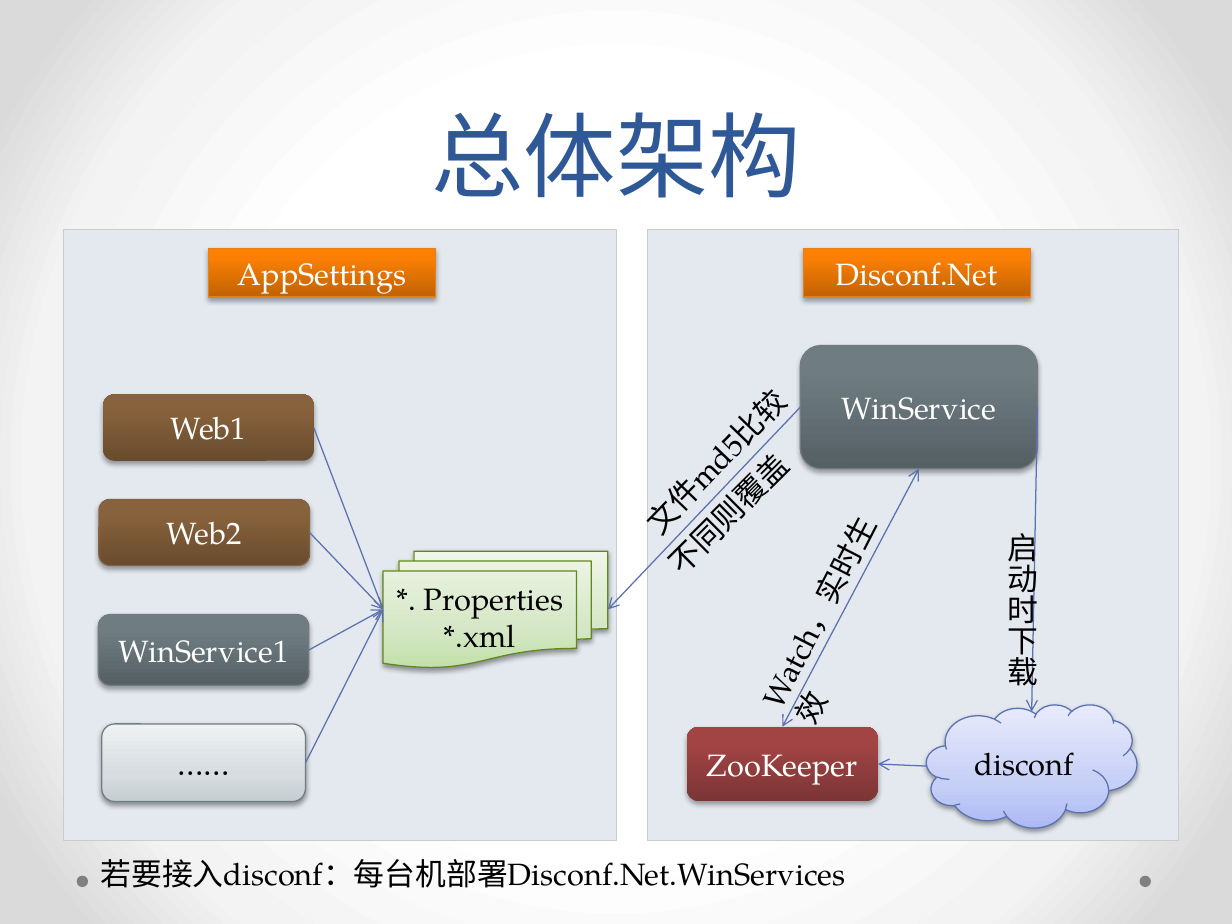
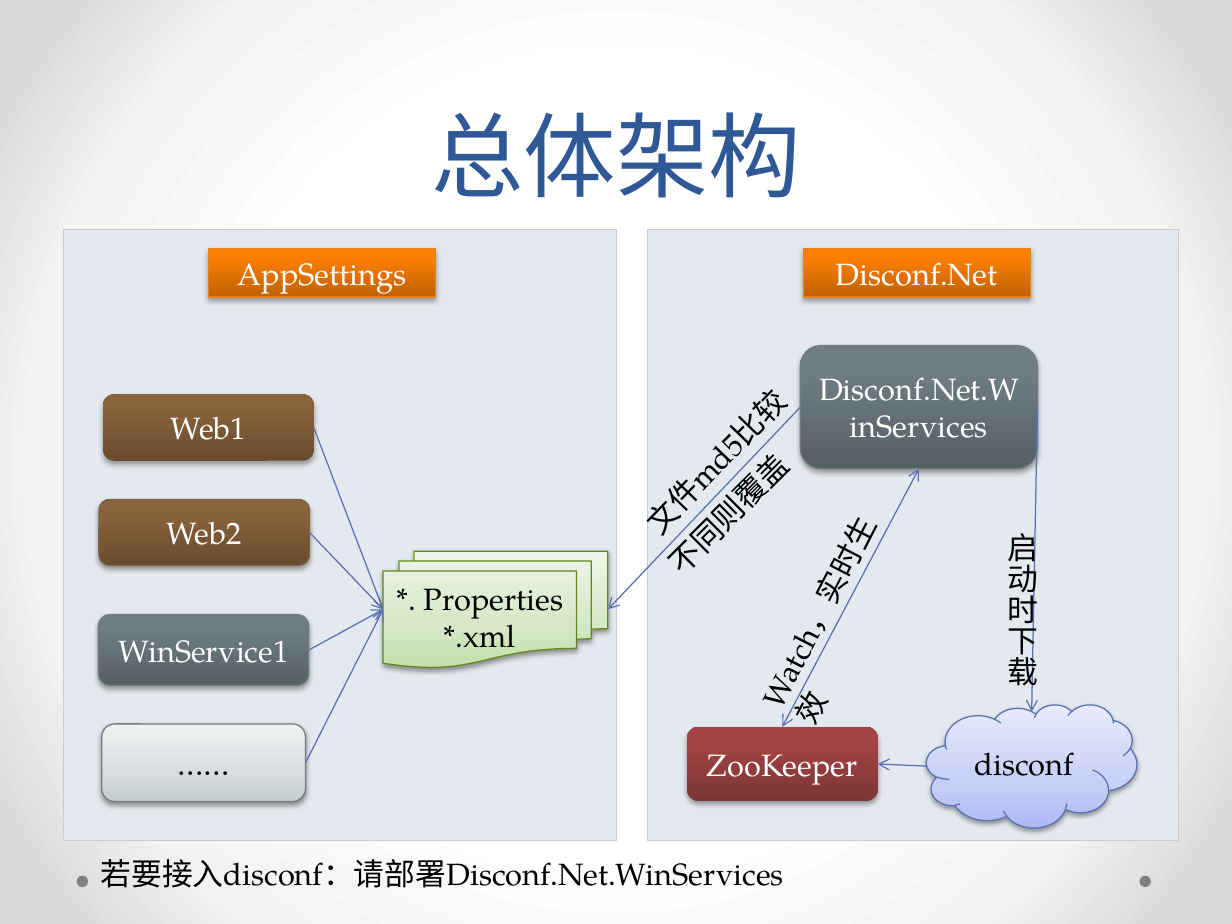
Before and after one commit to GavinYao2018/disconfnet, a slide deck: slide 2 of Document/Disconf.Net.pptx. Drawn at 1232x924 pixels with LibreOffice and Linux fonts; fonts in the diff are those of the drawing. Boxes give left, top, right and bottom in pixels: in the first picture for what was removed or moved away, otherwise in the second. Text is boxed around its words. In the diff, an @@ line names an element or a change of style, - is before the commit and + after.

```diff
--- a/Document/Disconf.Net.pptx
+++ b/Document/Disconf.Net.pptx
@@ text in rounded rectangle at [819, 377, 1019, 401]: text changed @@
-WinService
+Disconf.Net.WinServices
@@ text at [101, 859, 784, 888]: text changed @@
-若要接入disconf：每台机部署Disconf.Net.WinServices
+若要接入disconf：请部署Disconf.Net.WinServices
```
Also in this commit, not shown: 2 other slides changed, 2 slides added.
